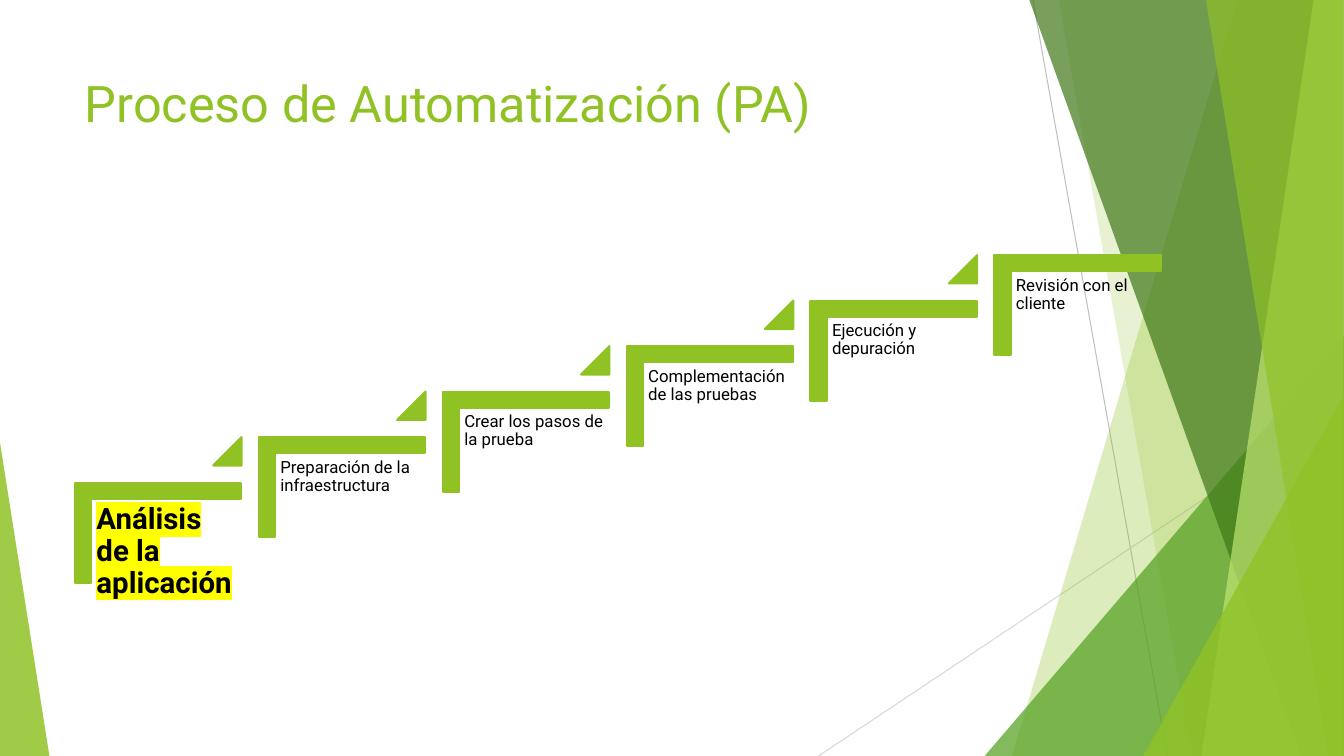
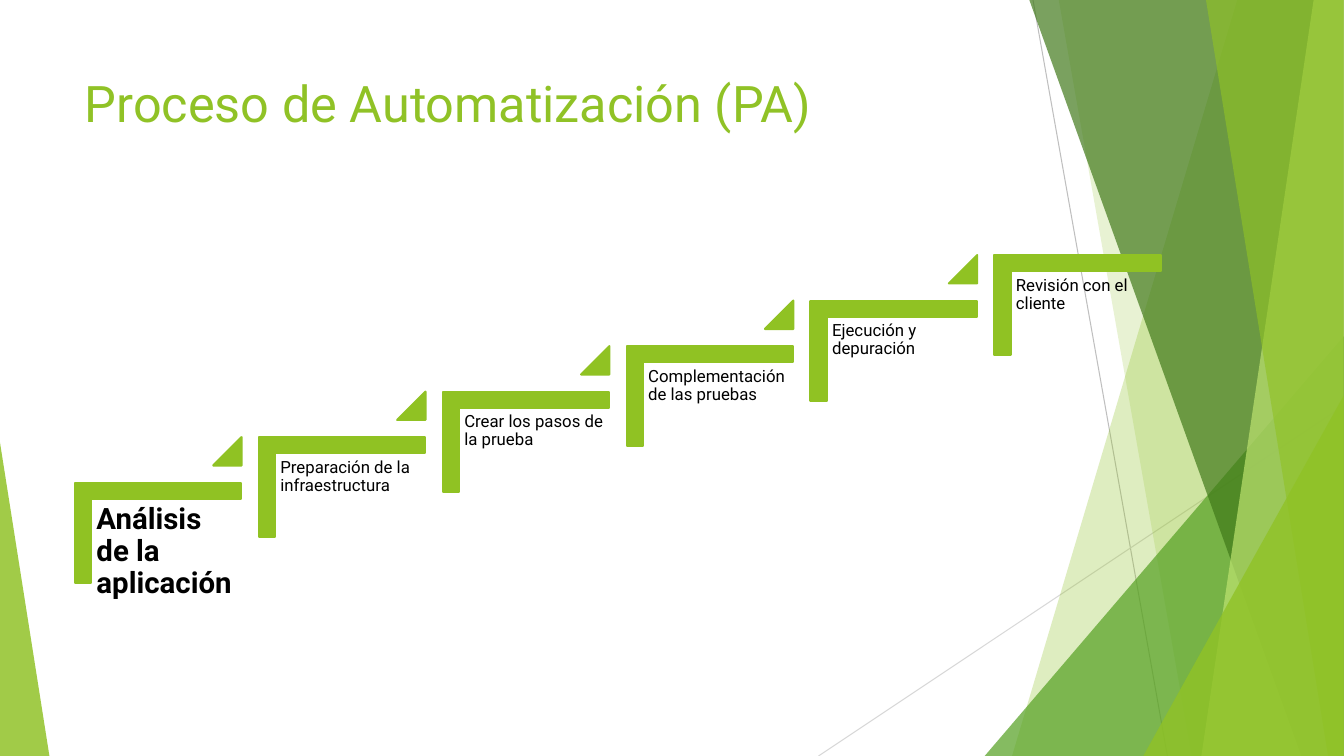
Before and after one commit to jomarnavarro/intro_automation, a slide deck: slide 8 of presentaciones/Selenium, Modulo 1.pptx. Drawn at 1344x756 pixels with LibreOffice and Linux fonts; fonts in the diff are those of the drawing. Boxes give left, top, right and bottom in pixels: in the first picture for what was removed or moved away, otherwise in the second. Text is boxed around its words. In the diff, an @@ line names an element or a change of style, - is before the commit and + after.

```diff
--- a/presentaciones/Selenium, Modulo 1.pptx
+++ b/presentaciones/Selenium, Modulo 1.pptx
@@ text "Análisis de la aplicación" at [96, 507, 231, 599]: highlight #FFFF00 to #FFFFFF @@
```
Also in this commit, not shown: 26 other slides changed, 14 slides removed, 18 other files.
